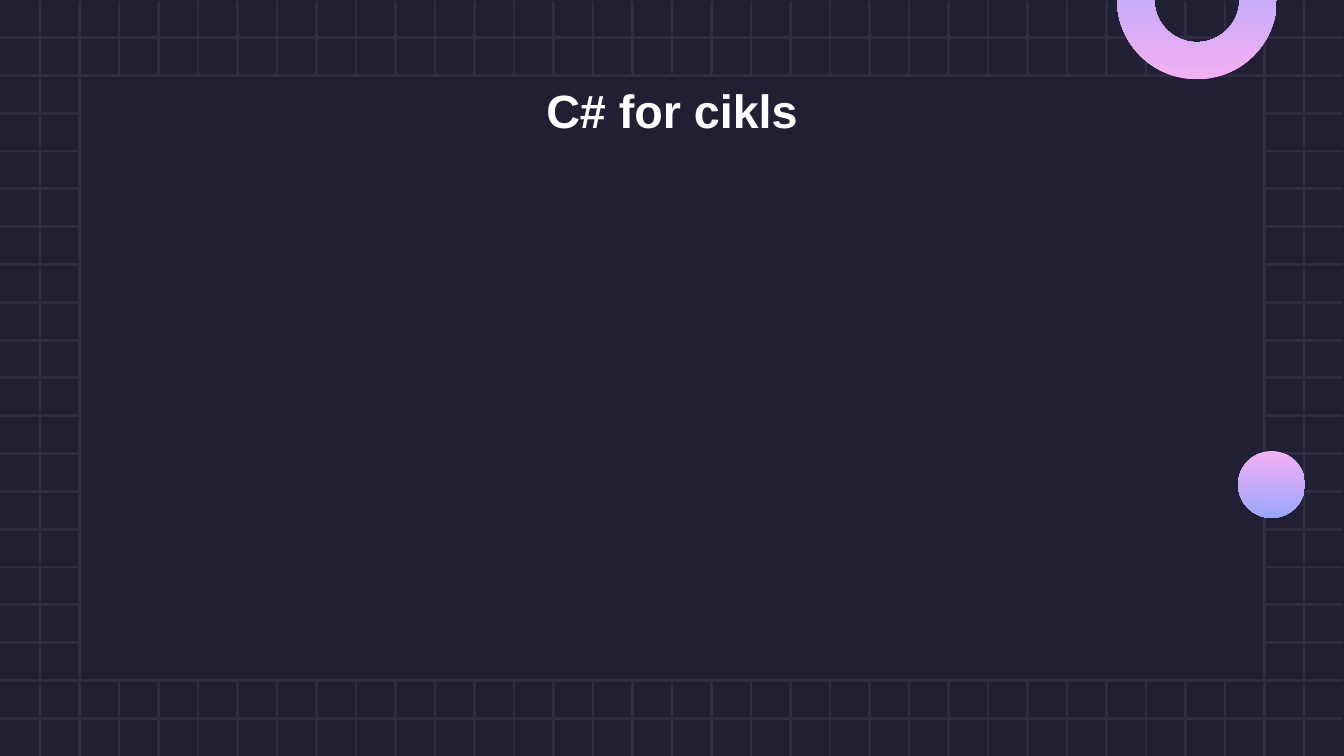
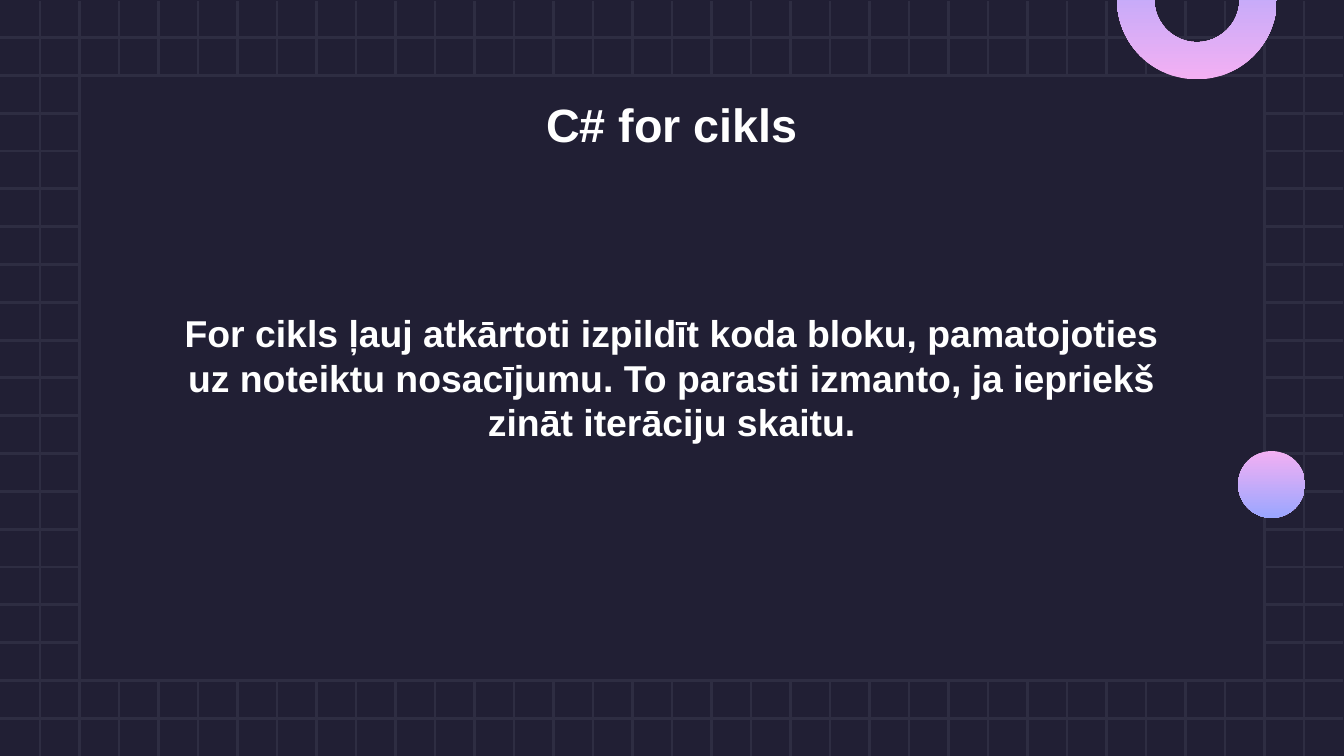
Before and after one commit to RoseU22/Eksamens_Sist_Prog, a slide deck: slide 6 of Cikls ar skaitītāju strādājot ar C#.pptx. Drawn at 1344x756 pixels with LibreOffice and Linux fonts; fonts in the diff are those of the drawing. Boxes give left, top, right and bottom in pixels: in the first picture for what was removed or moved away, otherwise in the second. Text is boxed around its words. In the diff, an @@ line names an element or a change of style, - is before the commit and + after.

```diff
--- a/Cikls ar skaitītāju strādājot ar C#.pptx
+++ b/Cikls ar skaitītāju strādājot ar C#.pptx
@@ text "C# for cikls": place and size @@
-text "C# for cikls" at (546, 94, 798, 129)
+text "C# for cikls" at (546, 108, 798, 143)
@@ text added at (185, 320, 1157, 444), 20 pt, text #FFFFFF, bold @@
+For cikls ļauj atkārtoti izpildīt koda bloku, pamatojoties uz noteiktu nosacījumu. To parasti izmanto, ja iepriekš zināt iterāciju skaitu.
```
Also in this commit, not shown: 7 other slides changed, 5 slides added, 19 slides removed, 2 other files.
